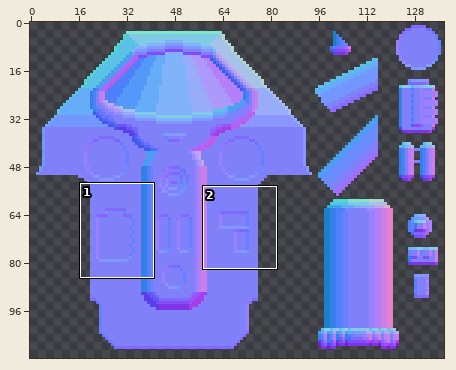
Sprite sheet: Assets/Ships/NorikerMKI/NorikerMKI-NORMAL.png. Above: a wide view before the commit, with the close-up outlined.
Close-up. As it was:
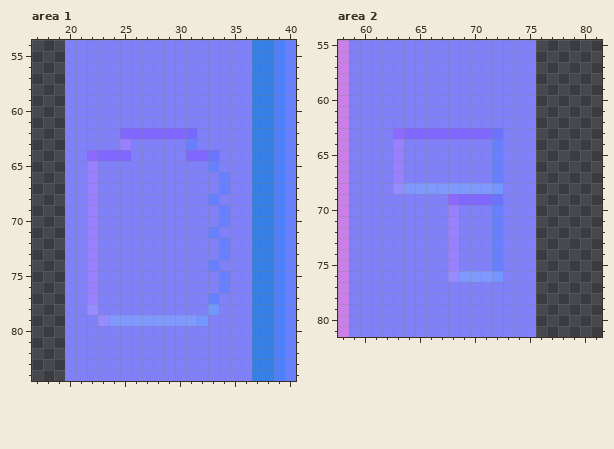
The file is 138x112 pixels. Colours within 5 levels of each other are drawn and written as one. Shown: area 1: x 17..40, y 54..84; area 2: x 58..81, y 55..81. The commit also changed other parts of the picture, which this record leaves out.
And afterwards:
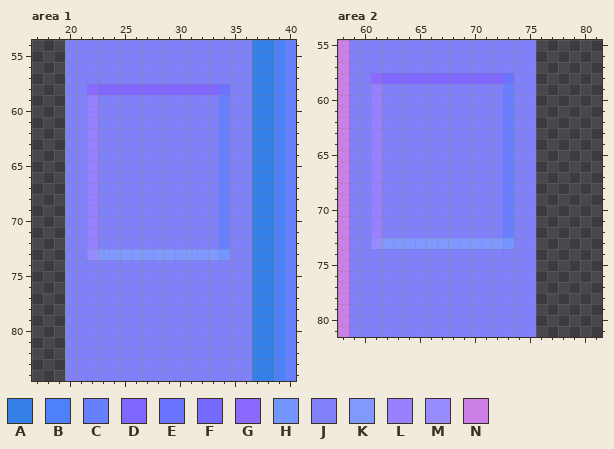
Palette (. is transparent): A #3480e7  B #4d80f9  C #6780ff  D #8067ff  E #6a74ff  F #746aff  G #8c6aff  H #7496ff  J #8080f9  K #8099ff  L #9980ff  M #968cff  N #cc80e7
Diff:
Changed rows in their new state; - is an unchanged pixel.
Area 1:
first column x 22:
58 GDDDDDDDDDDDE
59 L-----------C
60 L-----------C
61 L-----------C
62 L--JJJJJJJ--C
63 L--J-----J--C
64 LJJJ-----JJJC
65 -----------JC
68 -----------JC
71 -----------JC
73 MKKKKKKKKKKKH
74 J----------J-
75 J-----------J
76 J-----------J
77 J----------J-
78 J----------J-
79 -JJJJJJJJJJ--
Area 2:
first column x 61:
58 GDDDDDDDDDDDE
59 L-----------C
60 L-----------C
61 L-----------C
62 L-----------C
63 L-JJJJJJJJJJC
64 L-J--------JC
65 L-J--------JC
66 L-J--------JC
67 L-J--------JC
68 L-JJJJJJJJJJC
69 L------JJJJJC
70 L------J---JC
71 L------J---JC
72 L------J---JC
73 MKKKKKKKKKKKH
74 -------J---J-
75 -------J---J-
76 -------JJJJJ-
